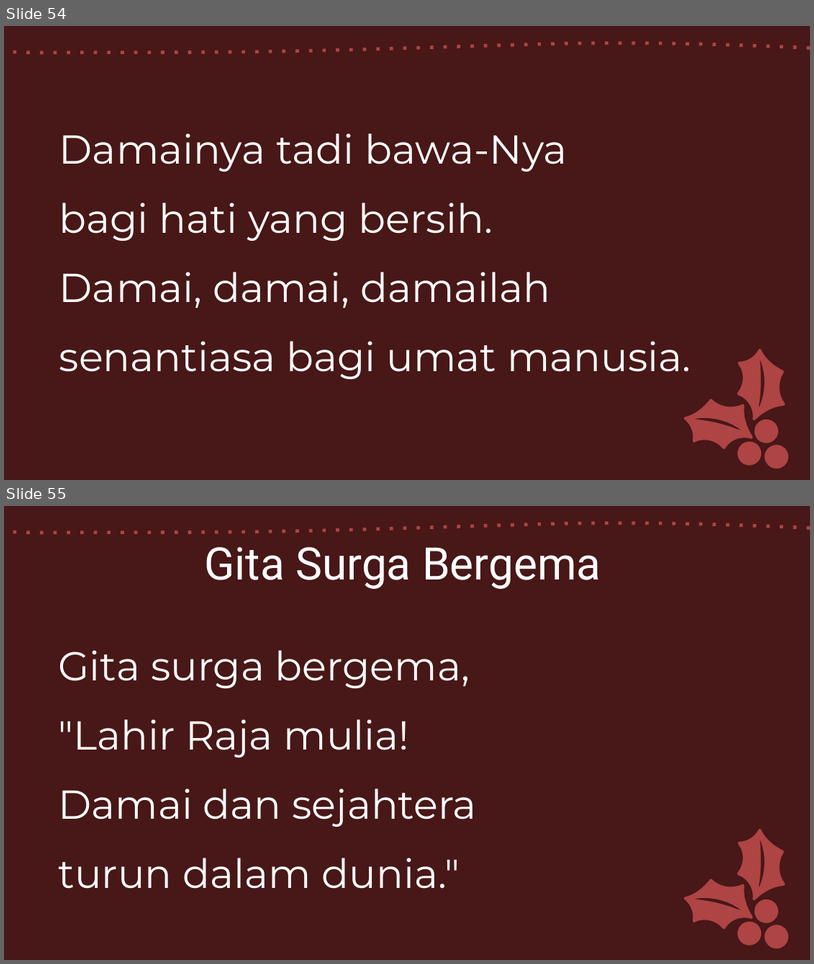
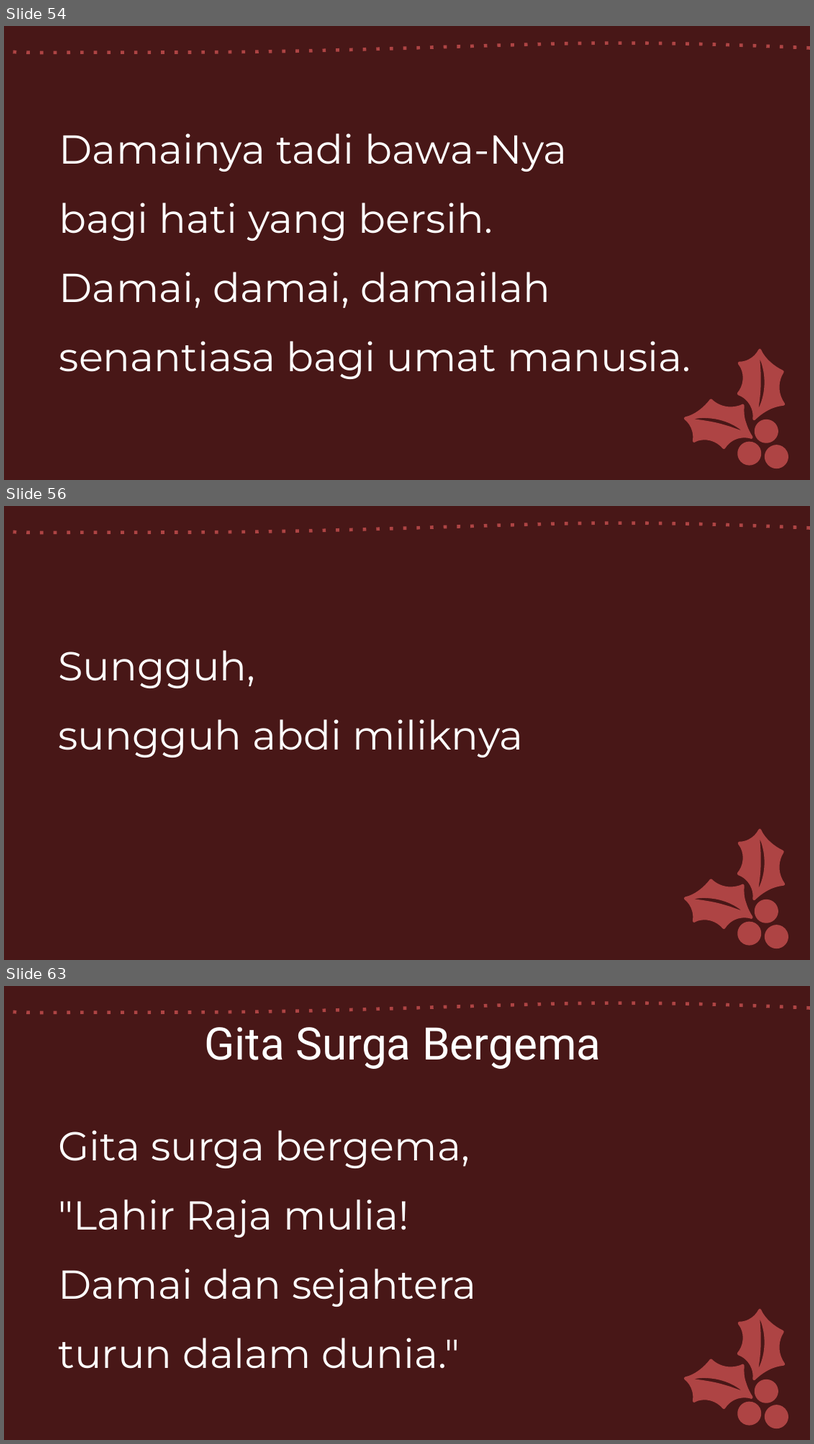
Before and after one commit to laurensius/Slide_Misa_KRC, a slide deck: 2020 12 tanggal 24 - 25/Misa hari raya natal jam 09.00 WIB - Indo - Proses.pptx. Shown one above the other, each under a label of ours: slides 54 and 55 before the commit, slides 54, 56 and 63 after it; the slides between them are not shown. The pictures are 814x964 and 814x1444 pixels, drawn with LibreOffice and Linux fonts; fonts in the diff are those of the drawing. Boxes give left, top, right and bottom in pixels: in the first picture for what was removed or moved away, otherwise in the second. Text is boxed around its words. In the diff, an @@ line names an element or a change of style, - is before the commit and + after.

```diff
--- a/2020 12 tanggal 24 - 25/Misa hari raya natal jam 09.00 WIB - Indo - Proses.pptx
+++ b/2020 12 tanggal 24 - 25/Misa hari raya natal jam 09.00 WIB - Indo - Proses.pptx
@@ slide 56 added at [4, 506, 810, 960], background #481818; not listed: 6 template elements that a slide beside it also shows @@
@@ text added at [58, 650, 524, 757], 36 pt, text #FFFFFF @@
+Sungguh,
+sungguh abdi miliknya
@@ what was slide 55 is now slide 63 @@
```
Also in this commit, not shown: 7 other slides added, 7 other files.
